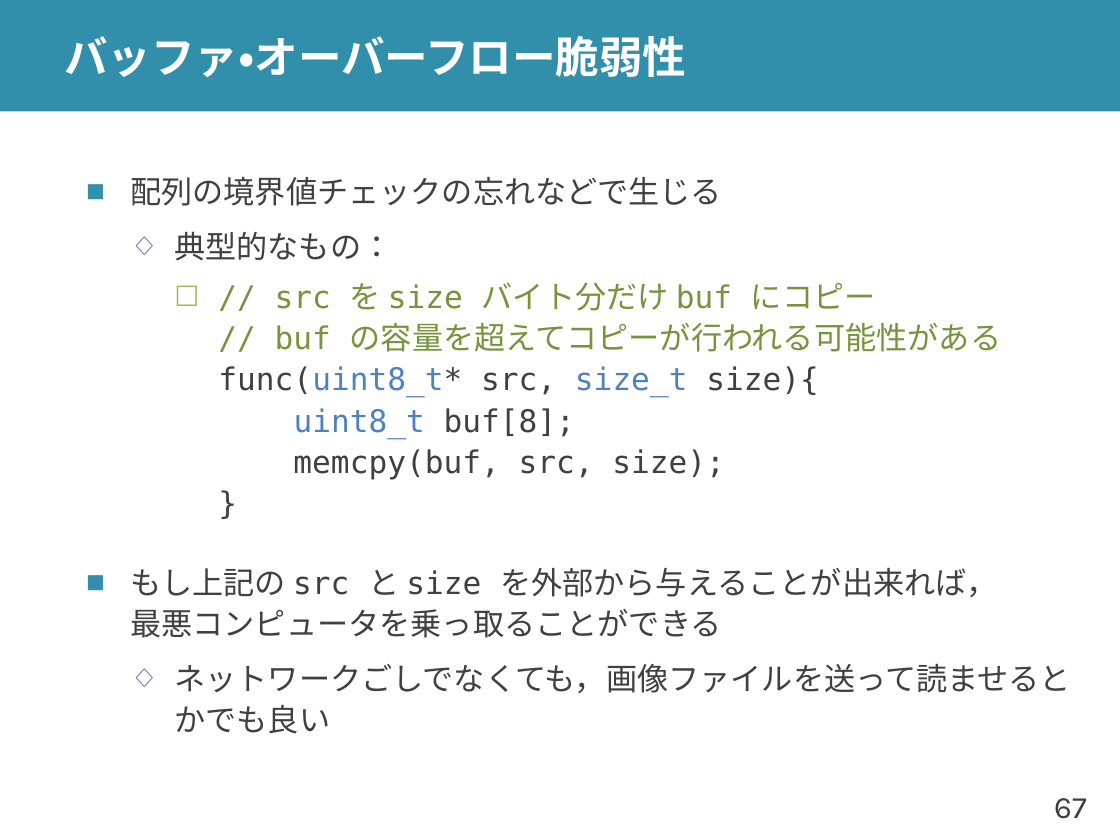
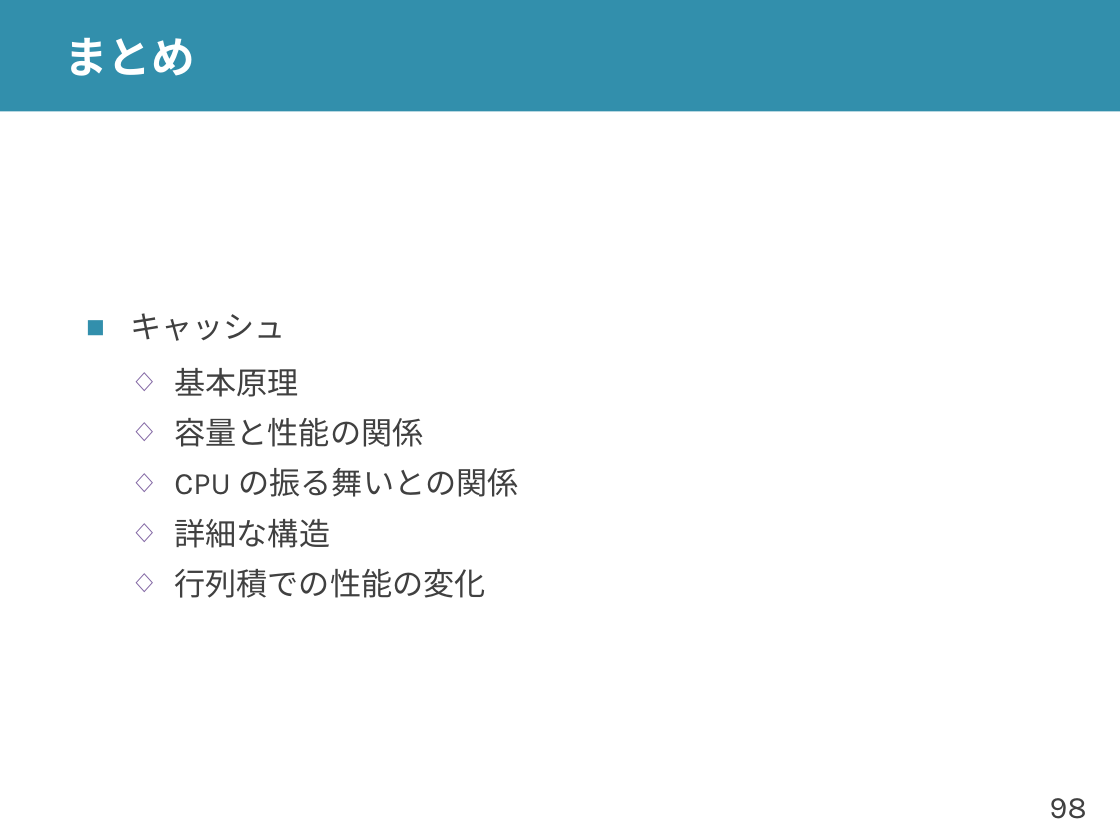
Before and after one commit to shioyadan/advanced-computer-organization, a slide deck: slide 98 of aco-shioya-12.pptx (slide 67 before the commit). Drawn at 1120x840 pixels with LibreOffice and Linux fonts; fonts in the diff are those of the drawing. Boxes give left, top, right and bottom in pixels: in the first picture for what was removed or moved away, otherwise in the second. Text is boxed around its words. In the diff, an @@ line names an element or a change of style, - is before the commit and + after.

```diff
--- a/aco-shioya-12.pptx
+++ b/aco-shioya-12.pptx
@@ title at (64,37,195,76): text changed @@
-バッファ・オーバーフロー脆弱性
+まとめ
@@ text at (130,313,518,598): text changed; font DejaVu Sans Mono to Karla @@
-■ 配列の境界値チェックの忘れなどで生じる
-  ◇ 典型的なもの：
-    ☐ // src を size バイト分だけ buf にコピー
-      // buf の容量を超えてコピーが行われる可能性がある
-      func(uint8_t* src, size_t size){
-      uint8_t buf[8];
-      memcpy(buf, src, size);
-      }
-■ もし上記の src と size を外部から与えることが出来れば，
-  最悪コンピュータを乗っ取ることができる
-  ◇ ネットワークごしでなくても，画像ファイルを送って読ませるとかでも良い
+■ キャッシュ
+  ◇ 基本原理
+  ◇ 容量と性能の関係
+  ◇ CPU の振る舞いとの関係
+  ◇ 詳細な構造
+  ◇ 行列積での性能の変化
@@ page number at (1049,798,1086,819): text changed @@
-67
+98
```
Also in this commit, not shown: 32 other slides changed, 67 slides added, 76 slides removed, 8 other files.
